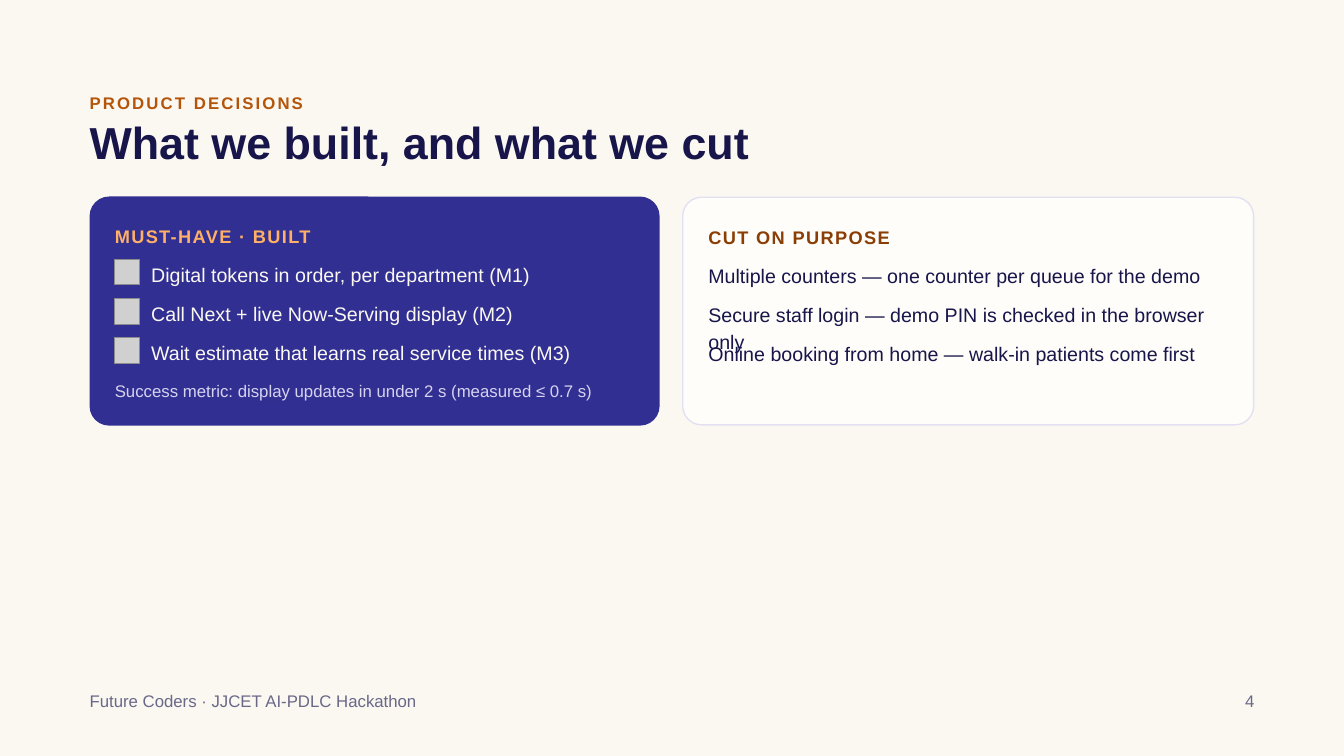
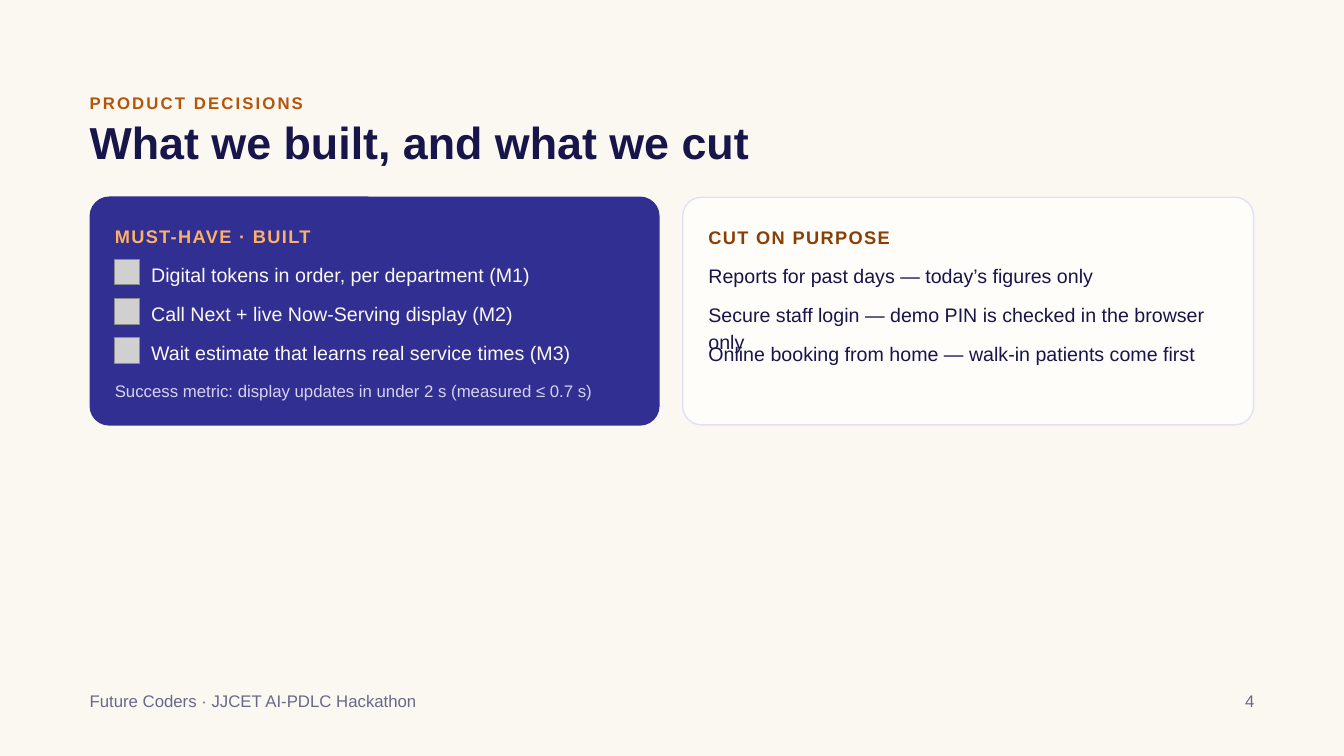
Before and after one commit to AshikAR-sys/CareQueue, a slide deck: slide 4 of docs/deck/CareQueue_Team12_Demo_Deck.pptx. Drawn at 1344x756 pixels with LibreOffice and Linux fonts; fonts in the diff are those of the drawing; grey boxes stand for pictures. Boxes give left, top, right and bottom in pixels: in the first picture for what was removed or moved away, otherwise in the second. Text is boxed around its words. In the diff, an @@ line names an element or a change of style, - is before the commit and + after.

```diff
--- a/docs/deck/CareQueue_Team12_Demo_Deck.pptx
+++ b/docs/deck/CareQueue_Team12_Demo_Deck.pptx
@@ text at box(708, 268, 1093, 287): text changed @@
-Multiple counters — one counter per queue for the demo
+Reports for past days — today’s figures only
```
Also in this commit, not shown: 26 other files.
